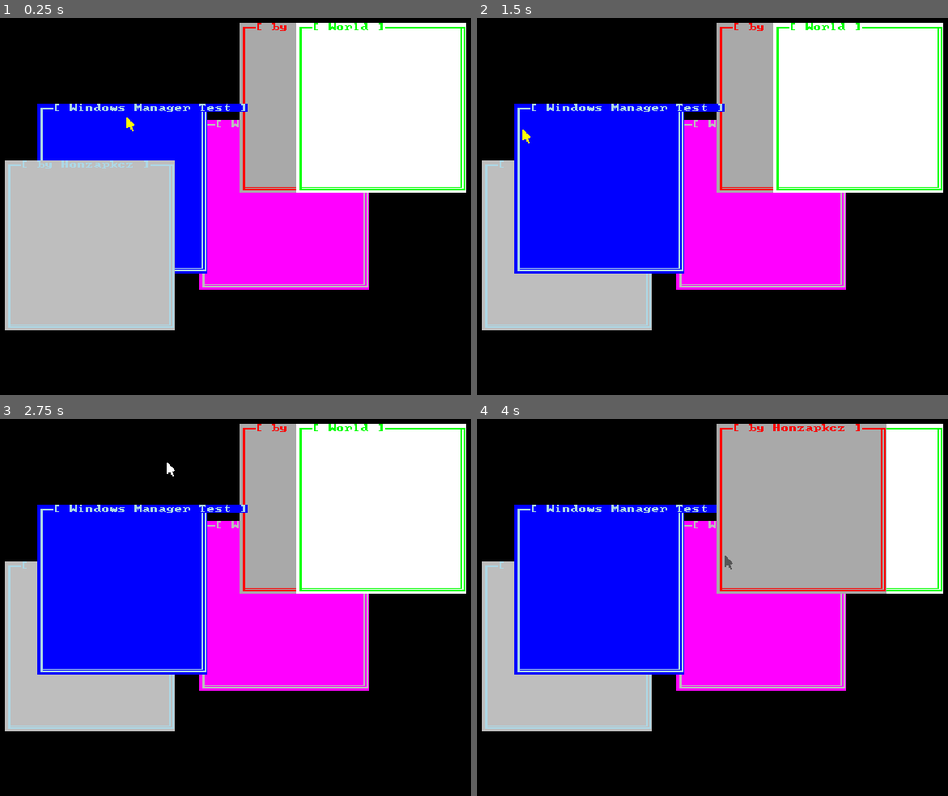
Above: before the commit, frames 1-4 (two rows, left to right).
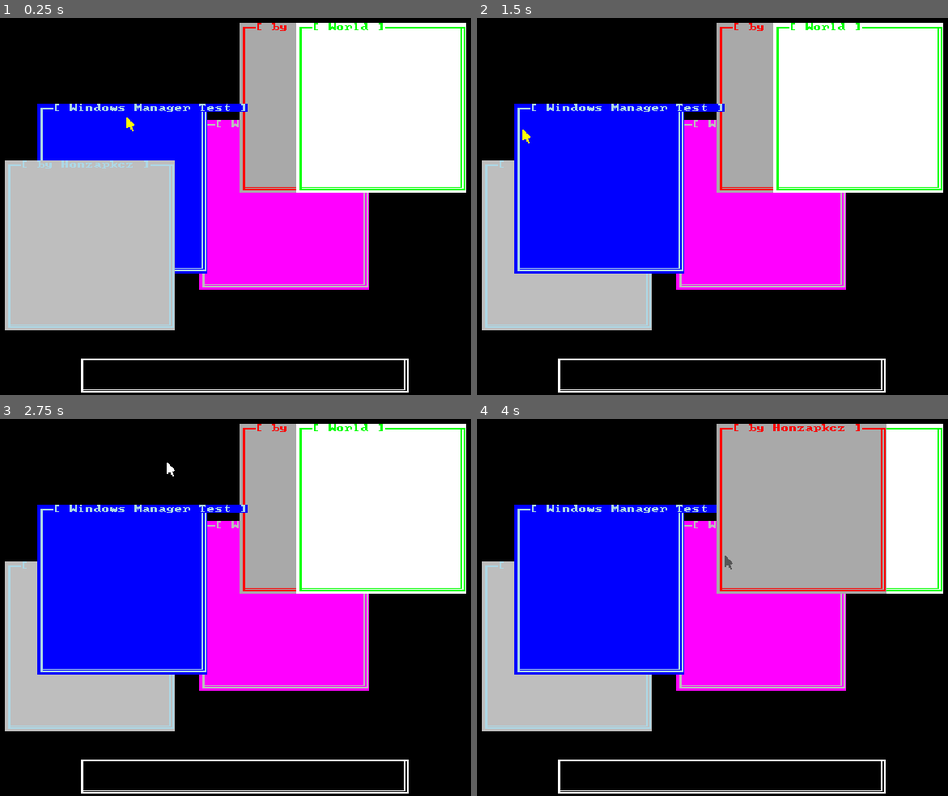
Above: after the commit, the same moments.

Repository: Honzapkcz/godot-de
Game: Godot game, scene res://wm.tscn
Same seed, same stepped clock (60 frames per second), same inputs: the game is played once before the commit and once after it.
Inputs (mouse positions are in pixels of both pictures, inside the frame that each line leads up to):
- Up to frame 1 (0.25 s): no input
- Up to frame 2 (1.5 s): tap Enter at 0.5 s; move the mouse to (867, 172) at 0.52 s; click (867, 172) at 0.67 s; tap Space at 1.25 s; move the mouse to (594, 214) at 1.27 s; click (594, 214) at 1.42 s
- Up to frame 3 (2.75 s): tap Enter at 2 s; move the mouse to (310, 505) at 2.02 s; click (310, 505) at 2.17 s
- Up to frame 4 (4 s): tap Space at 2.75 s; move the mouse to (693, 675) at 2.77 s; click (693, 675) at 2.92 s; tap Enter at 3.5 s; move the mouse to (919, 652) at 3.52 s; click (919, 652) at 3.67 s

The runs differ from the first frame. In frame 1, 0.8% of the frame differs, in the area x 17-87%, y 90-100%; in frame 2, 0.8%; in frame 3, 0.8%; in frame 4, 0.8%.

Commit message:
Add basic draw() method

Diff:
--- a/TextPanel.gd
+++ b/TextPanel.gd
@@ -1,2 +1,22 @@
 extends TextWidget
 class_name TextPanel
+
+var border: = TextBuffer.BorderChars.new()
+var fg_color: int = 15
+var bg_color: int = 0
+
+func _init():
+	border.ls = TextSystem.ACS_SBSB
+	border.rs = TextSystem.ACS_DBDB
+	border.ts = TextSystem.ACS_BSBS
+	border.bs = TextSystem.ACS_BDBD
+	border.tl = TextSystem.ACS_BSSB
+	border.tr = TextSystem.ACS_BBDS
+	border.bl = TextSystem.ACS_SDBB
+	border.br = TextSystem.ACS_DBBD
+
+func draw():
+	terminal.attron(fg_color, bg_color)
+	terminal.move(rect.position.x, rect.position.y)
+	terminal.rect(0x00, rect.size.x, rect.size.y)
+	terminal.border(border, rect.size.x, rect.size.y)
--- a/TextWindow.gd
+++ b/TextWindow.gd
@@ -86,10 +86,8 @@
 	motion_delta += delta
 	if motion_state == MOTION_EVENT_MOVE:
 		move(Vector2i(motion_origin + motion_delta) / 8)
-		print("Moving!")
 	elif motion_state == MOTION_EVENT_SIZE:
 		resize(Vector2i(motion_origin + motion_delta) / 8)
-		print("Resizing!")
 
 #func _input(event: InputEvent):
 	#if event is InputEventMouseButton:
